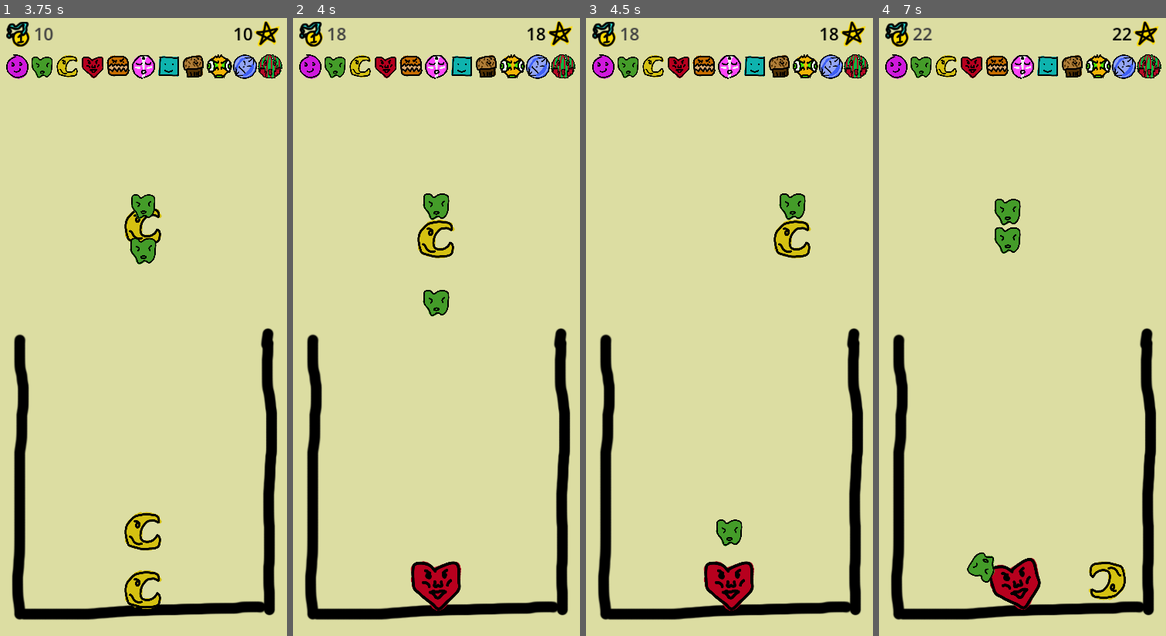
Above: before the commit, frames 1-4 (left to right).
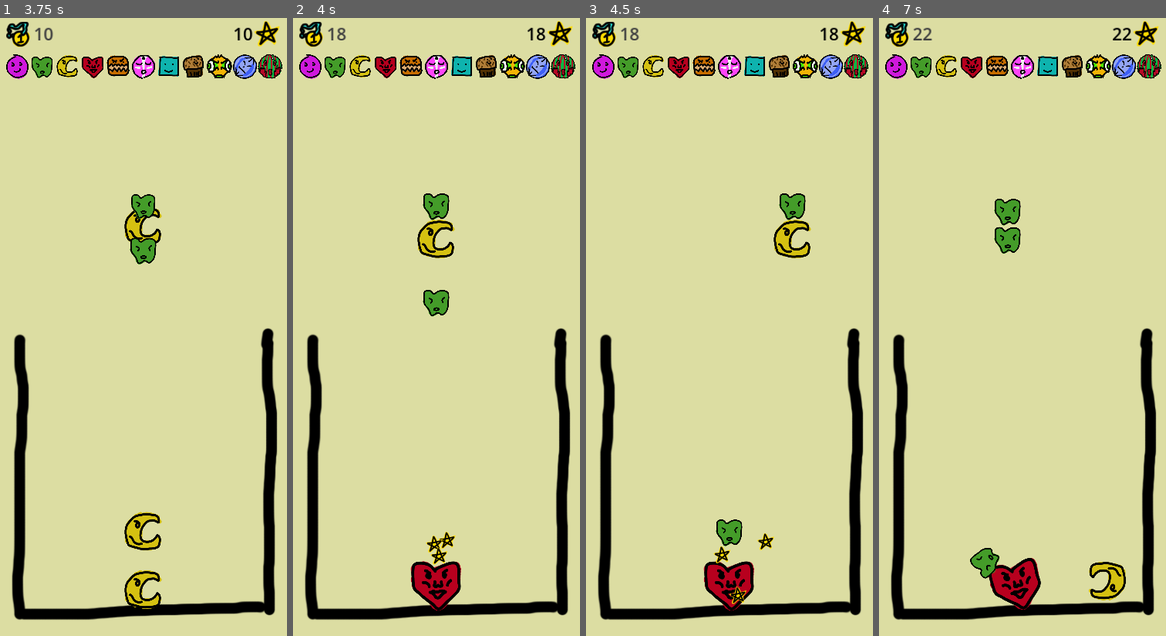
Above: after the commit, the same moments.

Repository: FlamingRat/fruta.io
Game: Godot game, scene res://scenes/menu/intro.tscn
Two runs of this game, one before a commit and one after it. Both use one fixed random seed, a clock stepped at 60 frames per second and the inputs below.
Inputs (mouse positions are in pixels of both pictures, inside the frame that each line leads up to):
- Up to frame 1 (3.75 s): click (143, 327) at 0.5 s; click "NEW GAME" at 1.25 s; click (143, 357) at 2 s; click (143, 357) at 2.75 s; click (143, 357) at 3.5 s
- Up to frame 2 (4 s): no input
- Up to frame 3 (4.5 s): move the mouse to (792, 296) at 4.27 s
- Up to frame 4 (7 s): move the mouse to (965, 357) at 5.02 s; tap Enter at 5.75 s; move the mouse to (1051, 191) at 5.77 s; move the mouse to (1008, 450) at 6.52 s

Frame 1 is identical in both runs. In frame 2, 0.3% of the frame differs, in the area x 46-57%, y 83-89%; in frame 3, 0.3%; in frame 4, 0.4%, in the area x 30-87%, y 85-95%.

Commit message:
Add combo stars, position fruit at X midpoint between merged parents

Diff:
--- a/scenes/fruit/fruit.gd
+++ b/scenes/fruit/fruit.gd
@@ -23,6 +23,9 @@
 @onready var sprite: Sprite2D = $sprite_mask/sprite
 @onready var shape: CollisionShape2D = $shape
 @onready var merge_range: Area2D = $merge_range
+
+
+@export var combo_star: PackedScene
 
 
 func get_radius():
@@ -75,8 +78,22 @@
 		lower = fruit
 		higher = self
 
+	lower.grow()
+
+	for i in ceil((level - 1) * level_manager.combo_counter):
+		var star = combo_star.instantiate()
+		star.force_bonus = level_manager.combo_counter
+		get_tree().current_scene.add_child(star)
+		star.global_position = global_position
+
 	higher.queue_free()
-	lower.grow()
+
+	lower.global_position = Vector2(
+		(higher.global_position.x - lower.global_position.x) * 0.5 + \
+		lower.global_position.x,
+		lower.global_position.y,
+	)
+
 	return true
 
 
--- a/scenes/fruit/fruit.tscn
+++ b/scenes/fruit/fruit.tscn
@@ -1,7 +1,8 @@
-[gd_scene load_steps=6 format=3 uid="uid://cxhucg6omu4pf"]
+[gd_scene load_steps=7 format=3 uid="uid://cxhucg6omu4pf"]
 
 [ext_resource type="Script" path="res://scenes/fruit/fruit.gd" id="1_qy8ei"]
 [ext_resource type="Texture2D" uid="uid://cd4vdldg1vr7c" path="res://sprites/fruit.png" id="2_lmm3u"]
+[ext_resource type="PackedScene" uid="uid://cg4ljcq73wxam" path="res://scenes/level/combo_star.tscn" id="2_vtdxe"]
 
 [sub_resource type="PhysicsMaterial" id="PhysicsMaterial_f3k8k"]
 bounce = 0.15
@@ -20,6 +21,7 @@
 contact_monitor = true
 can_sleep = false
 script = ExtResource("1_qy8ei")
+combo_star = ExtResource("2_vtdxe")
 
 [node name="shape" type="CollisionShape2D" parent="."]
 shape = SubResource("CircleShape2D_vtjvt")
--- /dev/null
+++ b/scenes/level/combo_star.gd
@@ -0,0 +1,26 @@
+extends RigidBody2D
+
+
+const MAX_AGE = 5
+
+
+var force_bonus: int = 0
+
+
+@onready var age: float = 0
+
+
+func _ready():
+	var upward_force = (300 + (100 * force_bonus)) * randf_range(0.8, 1.2)
+	apply_impulse(
+		Vector2.UP * upward_force + randf_range(-0.5, 0.5) *
+		Vector2.LEFT * 300,
+		Vector2.LEFT * 0.5 * (randi_range(0, 1) * 2 - 1)
+	)
+
+
+func _process(delta):
+	age += delta
+
+	if age >= MAX_AGE:
+		queue_free()
--- /dev/null
+++ b/scenes/level/combo_star.tscn
@@ -0,0 +1,21 @@
+[gd_scene load_steps=4 format=3 uid="uid://cg4ljcq73wxam"]
+
+[ext_resource type="Texture2D" uid="uid://c8dskxkn3cvby" path="res://sprites/icons.png" id="1_58u1h"]
+[ext_resource type="Script" path="res://scenes/level/combo_star.gd" id="1_yaltc"]
+
+[sub_resource type="RectangleShape2D" id="RectangleShape2D_5jxvn"]
+size = Vector2(1, 1)
+
+[node name="combo_star" type="RigidBody2D"]
+collision_layer = 0
+collision_mask = 0
+script = ExtResource("1_yaltc")
+
+[node name="sprite" type="Sprite2D" parent="."]
+scale = Vector2(0.5, 0.5)
+texture = ExtResource("1_58u1h")
+hframes = 2
+frame = 1
+
+[node name="shape" type="CollisionShape2D" parent="."]
+shape = SubResource("RectangleShape2D_5jxvn")
--- a/scenes/level/level.gd
+++ b/scenes/level/level.gd
@@ -131,7 +131,6 @@
 	if combo_counter < MAX_COMBO_MULTIPLIER:
 		combo_counter += 1
 	combine_audio.pitch_scale = 1 * pow(PITCH_SHIFT, SCALE[combo_counter - 1])
-	print('combo {0}, pitch {1}'.format([combo_counter, combine_audio.pitch_scale]))
 	combine_audio.play()
 
 	score += ceil(int(pow(2, level - 1)) * combo_counter)
